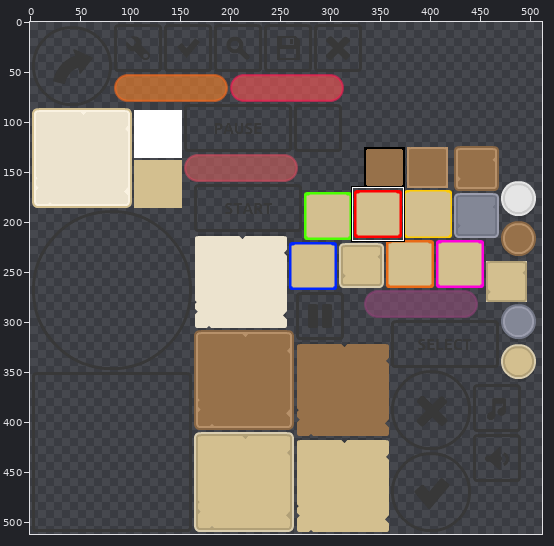
Sprite sheet, stored at android/assets/images/ui-pack.png. The picture above shows the old version from afar; the outline marks the close-up.
Close-up. Before the edit:
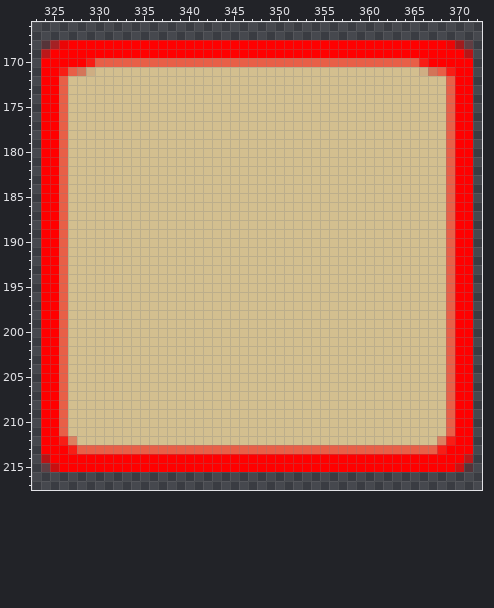
The file is 512x512 pixels. Pixels under 10% opacity are left out. Colours within 5 levels of each other are drawn and written as one. Shown: x 323..372, y 166..217. The commit also changed other parts of the picture, which this record leaves out.
After:
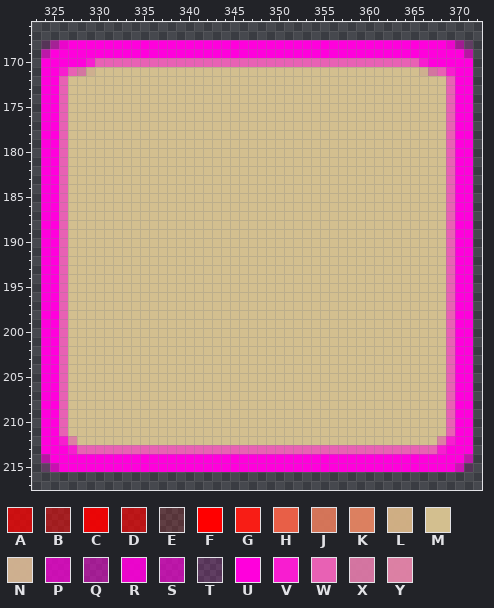
Palette (. is transparent): A #f20202c8  B #f301018c  C #f50202f0  D #f80000ab  E #ff000024  F #ff0000  G #f81d15  H #e85f47  J #de785aee  K #de8160fb  L #d5b386f4  M #d3bf8f  N #d4b492f5  P #f202d1c8  Q #f301d28c  R #f502d4f0  S #f800d6ab  T #ff00dc24  U #ff00dc  V #f81dd0  W #e861b4  X #de78a7ee  Y #de81a5fb
Edits made:
Changed rows in their new state; - is an unchanged pixel.
first column x 324:
168 TQRUUUUUUUUUUUUUUUUUUUUUUUUUUUUUUUUUUUUUUUUUURQT
169 SUUUUUUUUUUUUUUUUUUUUUUUUUUUUUUUUUUUUUUUUUUUUUUS
170 UUUUUVWWWWWWWWWWWWWWWWWWWWWWWWWWWWWWWWWWWWVUUUUU
171 UUVWXN------------------------------------NXWVUU
172 UUW------------------------------------------WUU
173 UUW------------------------------------------WUU
174 UUW------------------------------------------WUU
175 UUW------------------------------------------WUU
176 UUW------------------------------------------WUU
177 UUW------------------------------------------WUU
178 UUW------------------------------------------WUU
179 UUW------------------------------------------WUU
180 UUW------------------------------------------WUU
181 UUW------------------------------------------WUU
182 UUW------------------------------------------WUU
183 UUW------------------------------------------WUU
184 UUW------------------------------------------WUU
185 UUW------------------------------------------WUU
186 UUW------------------------------------------WUU
187 UUW------------------------------------------WUU
188 UUW------------------------------------------WUU
189 UUW------------------------------------------WUU
190 UUW------------------------------------------WUU
191 UUW------------------------------------------WUU
192 UUW------------------------------------------WUU
193 UUW------------------------------------------WUU
194 UUW------------------------------------------WUU
195 UUW------------------------------------------WUU
196 UUW------------------------------------------WUU
197 UUW------------------------------------------WUU
198 UUW------------------------------------------WUU
199 UUW------------------------------------------WUU
200 UUW------------------------------------------WUU
201 UUW------------------------------------------WUU
202 UUW------------------------------------------WUU
203 UUW------------------------------------------WUU
204 UUW------------------------------------------WUU
205 UUW------------------------------------------WUU
206 UUW------------------------------------------WUU
207 UUW------------------------------------------WUU
208 UUW------------------------------------------WUU
209 UUW------------------------------------------WUU
210 UUW------------------------------------------WUU
211 UUW------------------------------------------WUU
212 UUVY----------------------------------------YVUU
213 UUUVWWWWWWWWWWWWWWWWWWWWWWWWWWWWWWWWWWWWWWWWVUUU
214 SUUUUUUUUUUUUUUUUUUUUUUUUUUUUUUUUUUUUUUUUUUUUUUS
215 TPUUUUUUUUUUUUUUUUUUUUUUUUUUUUUUUUUUUUUUUUUUUUPT
Boxes around the changes in both close-ups, in picture pixels (x1, y1, x2, y2):
changed: (41, 40, 473, 472)
